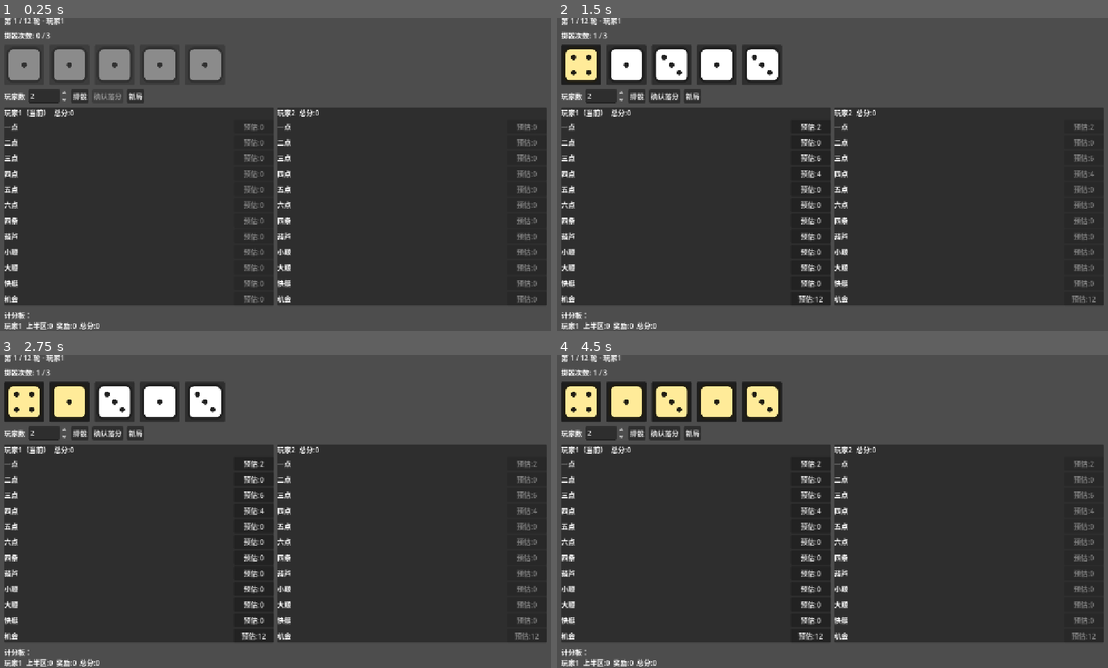
Above: before the commit, frames 1-4 (two rows, left to right).
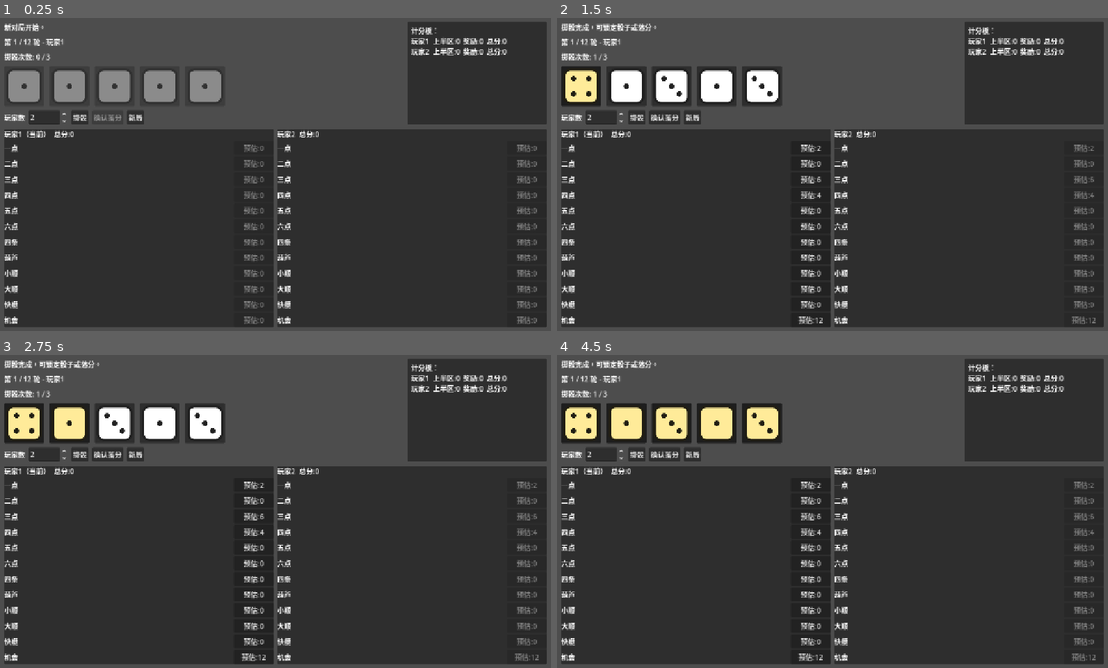
Above: after the commit, the same moments.

Repository: Dragonwalk2001/yacht
Game: Godot game, scene res://scenes/main.tscn
Same seed, same stepped clock (60 frames per second), same inputs: the game is played once before the commit and once after it.
Inputs (mouse positions are in pixels of both pictures, inside the frame that each line leads up to; where the layout moved, square brackets give the same spot in the first picture):
- Up to frame 1 (0.25 s): no input
- Up to frame 2 (1.5 s): click "掷骰" at 0.5 s; click (579, 86) [579, 64] at 1.25 s
- Up to frame 3 (2.75 s): click (71, 423) [71, 401] at 2 s
- Up to frame 4 (4.5 s): click (672, 423) [672, 401] at 2.75 s; click (716, 423) [716, 401] at 3.5 s; click (760, 423) [760, 401] at 4.25 s

The runs differ from the first frame. In frame 1, 27% of the frame differs, in the area x 0-100%, y 0-100%; in frame 2, 29%; in frame 3, 29%; in frame 4, 29%.

Commit message:
Refactor GameBoard layout to improve UI structure and update UIController paths for new node hierarchy

Diff:
--- a/project.godot
+++ b/project.godot
@@ -20,7 +20,6 @@
 window/size/viewport_width=1280
 window/size/viewport_height=720
 window/stretch/mode="canvas_items"
-window/stretch/aspect="keep"
 
 [physics]
 
--- a/scenes/GameBoard.tscn
+++ b/scenes/GameBoard.tscn
@@ -28,61 +28,70 @@
 layout_mode = 2
 theme_override_constants/separation = 10
 
-[node name="StatusLabel" type="Label" parent="Margin/VBox"]
+[node name="TopRow" type="HBoxContainer" parent="Margin/VBox"]
+layout_mode = 2
+theme_override_constants/separation = 12
+
+[node name="LeftColumn" type="VBoxContainer" parent="Margin/VBox/TopRow"]
+layout_mode = 2
+size_flags_horizontal = 3
+theme_override_constants/separation = 10
+
+[node name="StatusLabel" type="Label" parent="Margin/VBox/TopRow/LeftColumn"]
 layout_mode = 2
 text = "状态"
 
-[node name="TurnLabel" type="Label" parent="Margin/VBox"]
+[node name="TurnLabel" type="Label" parent="Margin/VBox/TopRow/LeftColumn"]
 layout_mode = 2
 text = "轮次"
 
-[node name="RollsLabel" type="Label" parent="Margin/VBox"]
+[node name="RollsLabel" type="Label" parent="Margin/VBox/TopRow/LeftColumn"]
 layout_mode = 2
 text = "掷骰次数"
 
-[node name="DiceBox" type="HBoxContainer" parent="Margin/VBox"]
+[node name="DiceBox" type="HBoxContainer" parent="Margin/VBox/TopRow/LeftColumn"]
 layout_mode = 2
 theme_override_constants/separation = 12
 
-[node name="Die1" type="Button" parent="Margin/VBox/DiceBox"]
+[node name="Die1" type="Button" parent="Margin/VBox/TopRow/LeftColumn/DiceBox"]
 custom_minimum_size = Vector2(92, 92)
 layout_mode = 2
 toggle_mode = true
 text = "骰1"
 
-[node name="Die2" type="Button" parent="Margin/VBox/DiceBox"]
+[node name="Die2" type="Button" parent="Margin/VBox/TopRow/LeftColumn/DiceBox"]
 custom_minimum_size = Vector2(92, 92)
 layout_mode = 2
 toggle_mode = true
 text = "骰2"
 
-[node name="Die3" type="Button" parent="Margin/VBox/DiceBox"]
+[node name="Die3" type="Button" parent="Margin/VBox/TopRow/LeftColumn/DiceBox"]
 custom_minimum_size = Vector2(92, 92)
 layout_mode = 2
 toggle_mode = true
 text = "骰3"
 
-[node name="Die4" type="Button" parent="Margin/VBox/DiceBox"]
+[node name="Die4" type="Button" parent="Margin/VBox/TopRow/LeftColumn/DiceBox"]
 custom_minimum_size = Vector2(92, 92)
 layout_mode = 2
 toggle_mode = true
 text = "骰4"
 
-[node name="Die5" type="Button" parent="Margin/VBox/DiceBox"]
+[node name="Die5" type="Button" parent="Margin/VBox/TopRow/LeftColumn/DiceBox"]
 custom_minimum_size = Vector2(92, 92)
 layout_mode = 2
 toggle_mode = true
 text = "骰5"
 
-[node name="Controls" type="HBoxContainer" parent="Margin/VBox"]
+[node name="Controls" type="HBoxContainer" parent="Margin/VBox/TopRow/LeftColumn"]
 layout_mode = 2
 theme_override_constants/separation = 8
 
-[node name="PlayerCountLabel" type="Label" parent="Margin/VBox/Controls"]
+[node name="PlayerCountLabel" type="Label" parent="Margin/VBox/TopRow/LeftColumn/Controls"]
 layout_mode = 2
 text = "玩家数"
 
-[node name="PlayerCount" type="SpinBox" parent="Margin/VBox/Controls"]
+[node name="PlayerCount" type="SpinBox" parent="Margin/VBox/TopRow/LeftColumn/Controls"]
 custom_minimum_size = Vector2(90, 0)
 layout_mode = 2
 min_value = 1.0
@@ -90,17 +99,36 @@
 value = 2.0
 rounded = true
 
-[node name="RollButton" type="Button" parent="Margin/VBox/Controls"]
+[node name="RollButton" type="Button" parent="Margin/VBox/TopRow/LeftColumn/Controls"]
 layout_mode = 2
 text = "掷骰"
 
-[node name="ScoreButton" type="Button" parent="Margin/VBox/Controls"]
+[node name="ScoreButton" type="Button" parent="Margin/VBox/TopRow/LeftColumn/Controls"]
 layout_mode = 2
 text = "确认落分"
 
-[node name="NewGameButton" type="Button" parent="Margin/VBox/Controls"]
+[node name="NewGameButton" type="Button" parent="Margin/VBox/TopRow/LeftColumn/Controls"]
 layout_mode = 2
 text = "新局"
+
+[node name="ScoreBoardPanel" type="PanelContainer" parent="Margin/VBox/TopRow"]
+custom_minimum_size = Vector2(320, 0)
+layout_mode = 2
+
+[node name="ScoreBoardMargin" type="MarginContainer" parent="Margin/VBox/TopRow/ScoreBoardPanel"]
+layout_mode = 2
+theme_override_constants/margin_left = 8
+theme_override_constants/margin_top = 8
+theme_override_constants/margin_right = 8
+theme_override_constants/margin_bottom = 8
+
+[node name="ScoreBoard" type="RichTextLabel" parent="Margin/VBox/TopRow/ScoreBoardPanel/ScoreBoardMargin"]
+custom_minimum_size = Vector2(280, 96)
+layout_mode = 2
+bbcode_enabled = false
+fit_content = true
+scroll_active = false
+text = "计分板"
 
 [node name="PlayerScoreLists" type="HBoxContainer" parent="Margin/VBox"]
 custom_minimum_size = Vector2(0, 220)
@@ -108,12 +136,4 @@
 size_flags_vertical = 3
 theme_override_constants/separation = 8
 
-[node name="ScoreBoard" type="RichTextLabel" parent="Margin/VBox"]
-custom_minimum_size = Vector2(0, 88)
-layout_mode = 2
-bbcode_enabled = false
-fit_content = true
-scroll_active = false
-text = "计分板"
-
 [node name="ResultPopup" parent="." instance=ExtResource("2")]
--- a/scripts/ui_controller.gd
+++ b/scripts/ui_controller.gd
@@ -1,16 +1,16 @@
 class_name UIController
 extends Control
 
-@onready var status_label: Label = $Margin/VBox/StatusLabel
-@onready var turn_label: Label = $Margin/VBox/TurnLabel
-@onready var rolls_label: Label = $Margin/VBox/RollsLabel
-@onready var dice_box: HBoxContainer = $Margin/VBox/DiceBox
+@onready var status_label: Label = $Margin/VBox/TopRow/LeftColumn/StatusLabel
+@onready var turn_label: Label = $Margin/VBox/TopRow/LeftColumn/TurnLabel
+@onready var rolls_label: Label = $Margin/VBox/TopRow/LeftColumn/RollsLabel
+@onready var dice_box: HBoxContainer = $Margin/VBox/TopRow/LeftColumn/DiceBox
 @onready var player_score_lists: HBoxContainer = $Margin/VBox/PlayerScoreLists
-@onready var score_board: RichTextLabel = $Margin/VBox/ScoreBoard
-@onready var player_count_box: SpinBox = $Margin/VBox/Controls/PlayerCount
-@onready var roll_button: Button = $Margin/VBox/Controls/RollButton
-@onready var score_button: Button = $Margin/VBox/Controls/ScoreButton
-@onready var new_game_button: Button = $Margin/VBox/Controls/NewGameButton
+@onready var score_board: RichTextLabel = $Margin/VBox/TopRow/ScoreBoardPanel/ScoreBoardMargin/ScoreBoard
+@onready var player_count_box: SpinBox = $Margin/VBox/TopRow/LeftColumn/Controls/PlayerCount
+@onready var roll_button: Button = $Margin/VBox/TopRow/LeftColumn/Controls/RollButton
+@onready var score_button: Button = $Margin/VBox/TopRow/LeftColumn/Controls/ScoreButton
+@onready var new_game_button: Button = $Margin/VBox/TopRow/LeftColumn/Controls/NewGameButton
 @onready var result_popup: AcceptDialog = $ResultPopup
 @onready var result_label: RichTextLabel = $ResultPopup/ResultText
 
